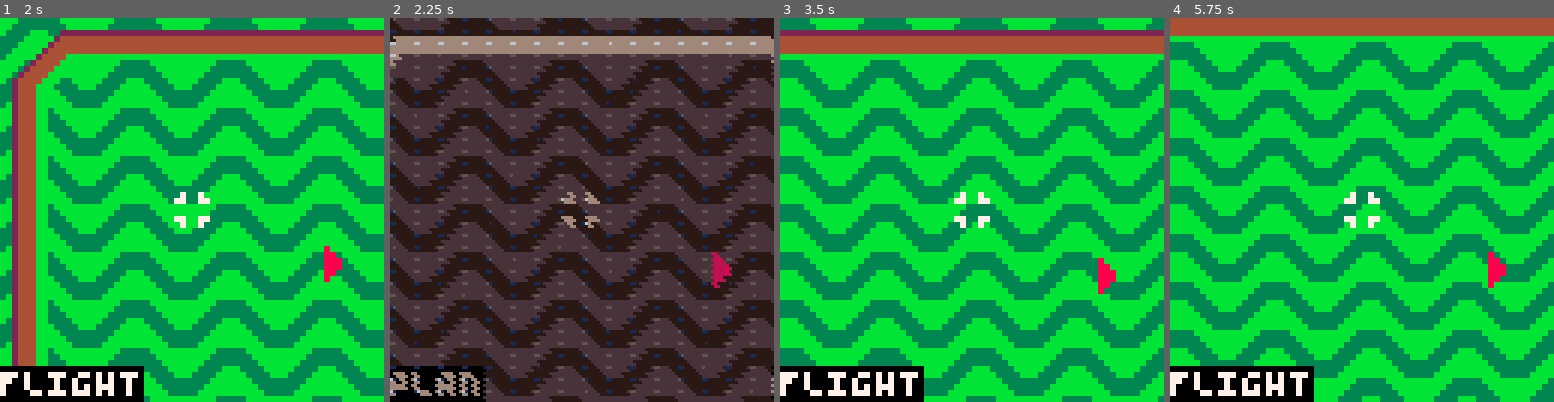
Above: before the commit, frames 1-4 (left to right).
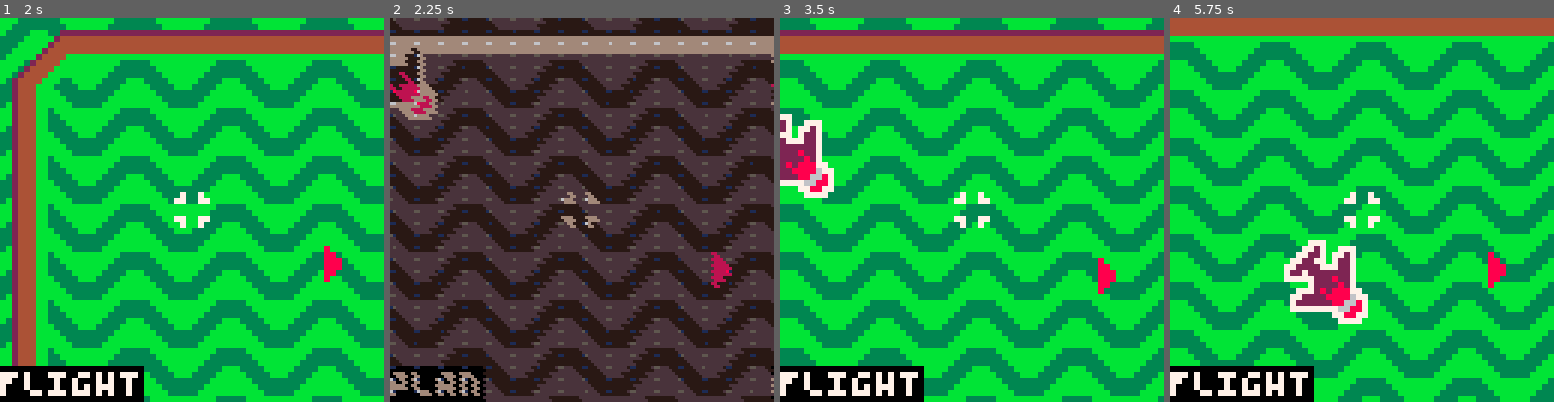
Above: after the commit, the same moments.

Repository: fletchmakes/oops-airlines
Game: PICO-8 cartridge oops-airlines.p8
The game is run twice, just before and just after one commit, with the same random seed, the same clock (stepped at 60 frames per second) and the same inputs.
Inputs:
- Up to frame 1 (2 s): tap X (X key) at 0.33, 1.07, 1.85 s; tap O (Z key) at 0.7, 1.7 s; hold Right from 1.6 s (still down)
- Up to frame 2 (2.25 s): release Right at 2.1 s; tap O (Z key) at 2.1 s; hold Up from 2.15 s (still down)
- Up to frame 3 (3.5 s): release Up at 2.42 s; hold Right 2.47-3.03 s; tap O (Z key) at 2.5, 2.9, 3.3 s; tap X (X key) at 2.97 s; hold Left from 3.08 s (still down)
- Up to frame 4 (5.75 s): release Left at 3.58 s; hold Down 3.63-3.97 s; tap O (Z key) every 0.4 s from 3.7 to 5.7 s; hold Right 4.02-4.68 s; tap X (X key) at 4.08, 5.2 s; hold Up 4.73-5.03 s; hold Left 5.08-5.68 s; hold Down from 5.73 s (still down)

Frame 1 is identical in both runs. In frame 2, 1.6% of the frame differs, in the area x 0-100%, y 4-27%; in frame 3, 2.2%; in frame 4, 3.2%, in the area x 29-52%, y 57-80%.

Commit message:
basic plane route tracking

Diff:
--- a/oops-airlines.p8
+++ b/oops-airlines.p8
@@ -62,13 +62,26 @@
 
 local mode = "FLIGHT" -- "PLAN"
 
+local planes = {}
+
 function game_update()
+	-- TODO: plane adding routine, increase difficulty as time goes on
+	if #planes < 1 then
+		add_plane()
+	end
+
     -- write any game update logic here
 	frame += 1
 	if frame % 5 == 0 then
 		flag_num = flag_num % 6 + 1
 	end
 
+	-- plane updates
+	for p in all(planes) do
+		p.update(p)
+	end
+
+	-- user input
 	if btn(k_left) and cam.x > 0 then
 		cam.x -= cam.speed
 	end
@@ -98,6 +111,77 @@
 	end
 
     zoom = lerp(zoom, zoom_target, 0.2)
+end
+
+-- adds a plane to the game
+local max_speed = 0.5
+local hangar = {x=186, y=128}
+function add_plane()
+	local plane = {}
+
+	-- TODO: randomize direction and location
+	plane.x = 32
+	plane.y = 32
+	-- nodes are represented as a queue
+	plane.nodes = _qnew()
+	_qpush(plane.nodes, {x=100,y=100})
+	_qpush(plane.nodes, {x=30,y=100})
+	_qpush(plane.nodes, {x=90,y=200})
+	_qpush(plane.nodes, hangar)
+
+	-- TODO: account for statuses
+	plane.status = "IDLE" -- "ROUTE", "LANDING"
+
+	plane.add_node = function(self, x, y)
+		_qpush(self.nodes, {x=x, y=y})
+	end
+
+	plane.update = function(self)
+		local next_node = _qpeek(self.nodes)
+		if (next_node == nil) or (dist(self, hangar) < max_speed) then
+			-- TODO: land the plane
+			return
+		end
+
+		-- check if we reached our next node
+		if dist(self, next_node) < max_speed then
+			_qpop(self.nodes) -- remove the current entry
+			next_node = _qpeek(self.nodes)
+		end
+
+		-- move towards destination
+		local theta = angle(self, next_node)
+		self.x -= cos(theta) * max_speed
+		self.y -= sin(theta) * max_speed
+	end
+
+	plane.draw = function(self)
+		local next_node = _qpeek(self.nodes)
+		local theta = angle(self, next_node)
+		if theta <= 0.0625 or theta > 0.9375 then -- right
+			spr(18, self.x, self.y, 2, 2, true)
+		elseif theta > 0.0625 and theta <= 0.1875 then -- down right
+			spr(20, self.x, self.y, 2, 2, true, true)
+		elseif theta > 0.1875 and theta <= 0.3125 then -- down
+			spr(16, self.x, self.y, 2, 2, true, true)
+		elseif theta > 0.3125 and theta <= 0.4375 then -- down left
+			spr(20, self.x, self.y, 2, 2, false, true)
+		elseif theta > 0.4375 and theta <= 0.5625 then -- left
+			spr(18, self.x, self.y, 2, 2, false)
+		elseif theta > 0.5625 and theta <= 0.6875 then -- up left
+			spr(20, self.x, self.y, 2, 2, false, false)
+		elseif theta > 0.6875 and theta <= 0.8125 then -- up
+			spr(16, self.x, self.y, 2, 2, true)
+		elseif theta > 0.8125 and theta <= 0.9375 then -- up right
+			spr(20, self.x, self.y, 2, 2, true)
+		end
+	end
+
+	plane.nodes_draw = function(self)
+
+	end
+
+	add(planes, plane)
 end
 
 function game_draw()
@@ -127,6 +211,11 @@
 	spr(flag_num, 194, 140)
 
 	draw_play_area_border()
+
+	-- plane drawing
+	for p in all(planes) do
+		p.draw(p)
+	end
     -- end game draw operations
 
     -- set video mode to 64x64
@@ -170,20 +259,20 @@
 	local cx,cy = cam.x + 64, cam.y + 64 -- center of the screen
 	local ax,ay = 192, 136 -- center of airport runway
 
-	local angle = atan2(ax-cx, ay-cy)
-	local dist = sqrt((ax-cx)*(ax-cx)+(ay-cy)*(ay-cy))
+	local theta = atan2(ax-cx, ay-cy)
+	local distance = sqrt((ax-cx)*(ax-cx)+(ay-cy)*(ay-cy))
 
 	-- if the hangar is on the screen, just don't show
-	if dist / (1/zoom) <= 32 then return end
-
-	local sy = sin(angle) * 20 + 28
-	local sx = cos(angle) * 20 + 32
-
-	if angle > 0.875 or angle < 0.125 then
+	if distance / (1/zoom) <= 32 then return end
+
+	local sy = sin(theta) * 20 + 28
+	local sx = cos(theta) * 20 + 32
+
+	if theta > 0.875 or theta < 0.125 then
 		spr(8, sx, sy)
-	elseif angle <= 0.875 and angle >= 0.5 then
+	elseif theta <= 0.875 and theta >= 0.5 then
 		spr(9, sx, sy, 1, 1, false, true)
-	elseif angle >= 0.125 and angle <= 0.5 then
+	elseif theta >= 0.125 and theta <= 0.5 then
 		spr(9, sx, sy)
 	end
 end
@@ -228,80 +317,48 @@
     return from + (dist * amount)
 end
 
--- sprite rotation
--- https://www.lexaloffle.com/bbs/?tid=37561
--- num - sprite number
--- cx - centered x coordinate
--- cy - centered y coordinate
--- w - width in sprites
--- h - height in sprites
--- rot - rotation [0, 1)
--- scale - scale factor (size in pixels)
-function rotated_sprite(num, cx, cy, width, height, rot, scale)
-	-- change where the map region in memory is
-	poke(0x5f56, 0xe0)
-
-	-- mset the sprite from the spritesheet
-    for j=0,width-1 do
-        for i=0,height-1 do
-	        mset(i, j, num + (j*16+i))
-        end
-    end
-
-	-- tline routine
-	local c,s=cos(rot),-sin(rot)
-	local p={
-		{x=0,y=0,u=0,v=0},
-		{x=scale,y=0,u=width,v=0},
-		{x=scale,y=scale,u=width,v=height},
-		{x=0,y=scale,u=0,v=height}}
-	local w=(scale-1)/2
-	for _,v in pairs(p) do
-		local x,y=v.x-w,v.y-w
-		v.x=c*x-s*y
-		v.y=s*x+c*y
-	end
-	tquad(p,cx,cy)
-
-	-- change map region back to default
-	poke(0x5f56, 0x20)
-end
-
-function tquad(v,dx,dy)
-	local p0,spans=v[4],{}
-	local x0,y0,u0,v0=p0.x+dx,p0.y+dy,p0.u,p0.v
-	for i=1,4 do
-		local p1=v[i]
-		local x1,y1,u1,v1=p1.x+dx,p1.y+dy,p1.u,p1.v
-		local _x1,_y1,_u1,_v1=x1,y1,u1,v1
-		if(y0>y1) x0,y0,x1,y1,u0,v0,u1,v1=x1,y1,x0,y0,u1,v1,u0,v0
-		local dy=y1-y0
-		local dx,du,dv=(x1-x0)/dy,(u1-u0)/dy,(v1-v0)/dy
-		if(y0<0) x0-=y0*dx u0-=y0*du v0-=y0*dv y0=0
-		local cy0=ceil(y0)
-		local sy=cy0-y0
-		x0+=sy*dx
-		u0+=sy*du
-		v0+=sy*dv
-		for y=cy0,min(ceil(y1)-1,127) do
-			local span=spans[y]
-			if span then
-				local a,au,av,b,bu,bv=span.x,span.u,span.v,x0,u0,v0
-				if(a>b) a,au,av,b,bu,bv=b,bu,bv,a,au,av
-				local ca,cb,dab=ceil(a),ceil(b)-1,b-a
-				local sa,dau,dav=ca-a,(bu-au)/dab,(bv-av)/dab
-				if ca<=cb then
-					tline(ca,y,cb,y,au+sa*dau,av+sa*dav,dau,dav)
-				end
-				else
-					spans[y]={x=x0,u=u0,v=v0}
-				end
-			x0+=dx
-			u0+=du
-			v0+=dv
-		end
-		x0,y0,u0,v0=_x1,_y1,_u1,_v1
-	end
+-- vector maths
+-- assumes a and b are tables with members x and y
+-- https://www.lexaloffle.com/bbs/?tid=36059
+function dist(a, b)
+	local dx = a.x-b.x
+	local dy = a.y-b.y
+	local maskx,masky=dx>>31,dy>>31
+	local a0,b0=(dx+maskx)^^maskx,(dy+masky)^^masky
+	if a0>b0 then
+		return a0*0.9609+b0*0.3984
+	end
+	return b0*0.9609+a0*0.3984
+end
+
+
+-- assumes a and b are tables with members x and y
+function angle(a, b)
+	return atan2(a.x-b.x, a.y-b.y)
+end
+
+-- https://www.lua.org/pil/11.4.html
+-- basic queue implementation
+function _qnew()
+	return {first=0, last=0}
+end
+
+function _qpush(queue, value)
+	queue[queue.last] = value
+	queue.last += 1
+end
+
+function _qpeek(queue)
+	return queue[queue.first]
+end
+
+function _qpop(queue)
+	local first = queue.first
+	if first >= queue.last then return nil end
+	local value = queue[first]
+	queue[first] = nil
+	queue.first += 1
+	return value
 end
 
 __gfx__
